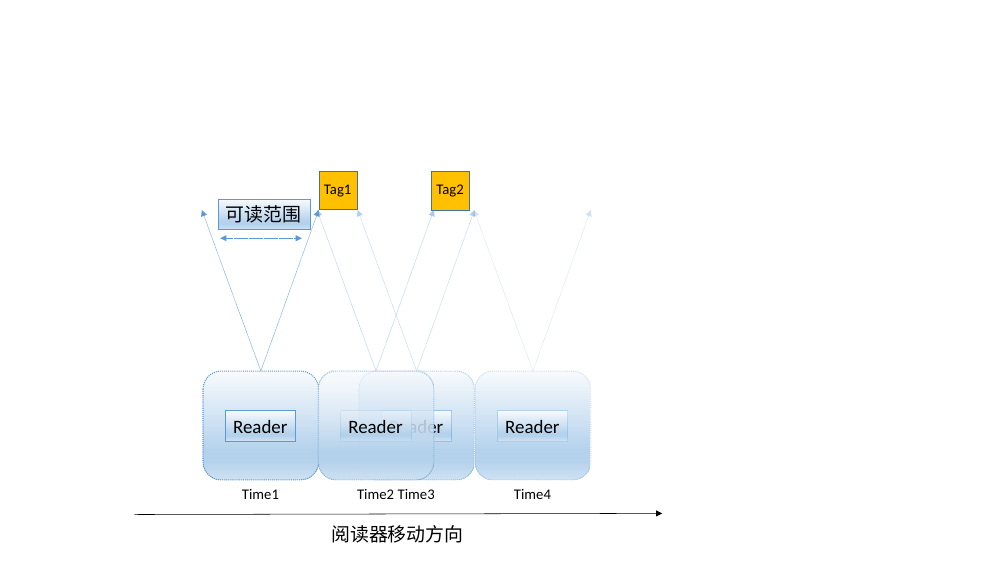
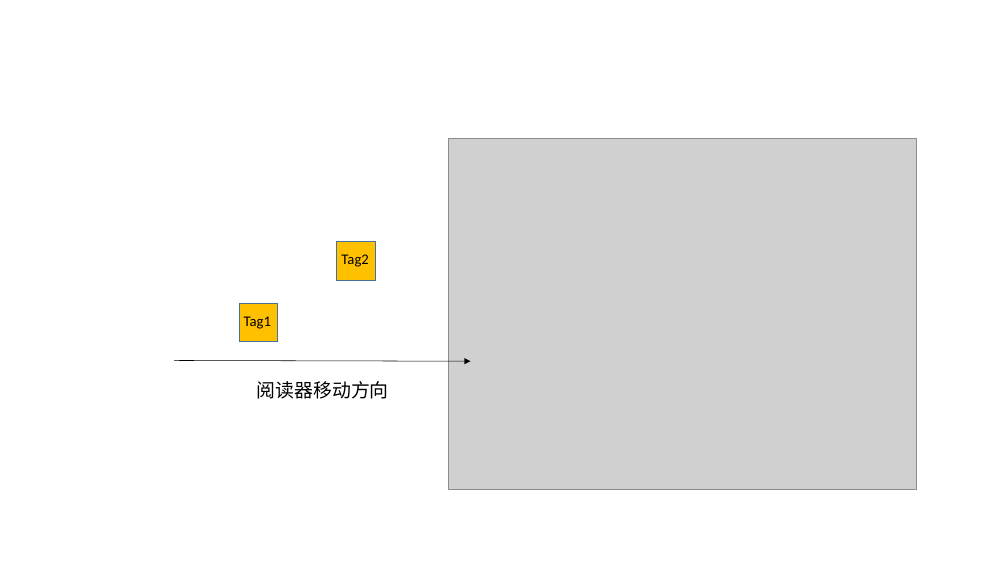
Before and after one commit to Allen-Wang-PW/Graduate_Project, a slide deck: slide 16 of 毕业论文/xArray/pic.pptx (slide 12 before the commit). Drawn at 1008x567 pixels with LibreOffice and Linux fonts; fonts in the diff are those of the drawing; grey boxes stand for pictures. Boxes give left, top, right and bottom in pixels: in the first picture for what was removed or moved away, otherwise in the second. Text is boxed around its words. In the diff, an @@ line names an element or a change of style, - is before the commit and + after.

```diff
--- a/毕业论文/xArray/pic.pptx
+++ b/毕业论文/xArray/pic.pptx
@@ picture added at box(448, 138, 917, 489) @@
@@ group removed at box(202, 200, 319, 480): 2 rectangles, 2 arrows, 1 rounded rectangle, 1 double arrow @@
-Reader
-可读范围
@@ group removed at box(317, 210, 434, 480): 2 arrows, 1 rounded rectangle, 1 rectangle @@
-Reader
@@ group removed at box(358, 210, 475, 480): 2 arrows, 1 rounded rectangle, 1 rectangle @@
-Reader
@@ group removed at box(474, 210, 591, 480): 2 arrows, 1 rounded rectangle, 1 rectangle @@
-Reader
@@ text "Tag2": place and size @@
-text "Tag2" at box(436, 184, 463, 197)
+text "Tag2" at box(341, 254, 368, 267)
@@ rectangle: place and size @@
-rectangle at box(320, 171, 358, 209)
+rectangle at box(337, 241, 376, 280)
@@ text "Tag1": place and size @@
-text "Tag1" at box(324, 184, 351, 197)
+text "Tag1" at box(244, 316, 271, 329)
@@ rectangle: place and size @@
-rectangle at box(432, 172, 470, 210)
+rectangle at box(239, 303, 278, 342)
@@ arrow added from (174, 361) to (470, 361), #000000 0.5 pt @@
@@ text "阅读器移动方向": place and size @@
-text "阅读器移动方向" at box(331, 525, 463, 543)
+text "阅读器移动方向" at box(257, 381, 389, 399)
@@ text removed at box(242, 489, 279, 499) @@
-Time1
@@ text removed at box(357, 489, 394, 499) @@
-Time2
@@ text removed at box(398, 489, 435, 499) @@
-Time3
@@ text removed at box(514, 489, 551, 499) @@
-Time4
@@ arrow removed from (135, 515) to (662, 513) @@
```
Also in this commit, not shown: 11 slides added, 1 other file.
